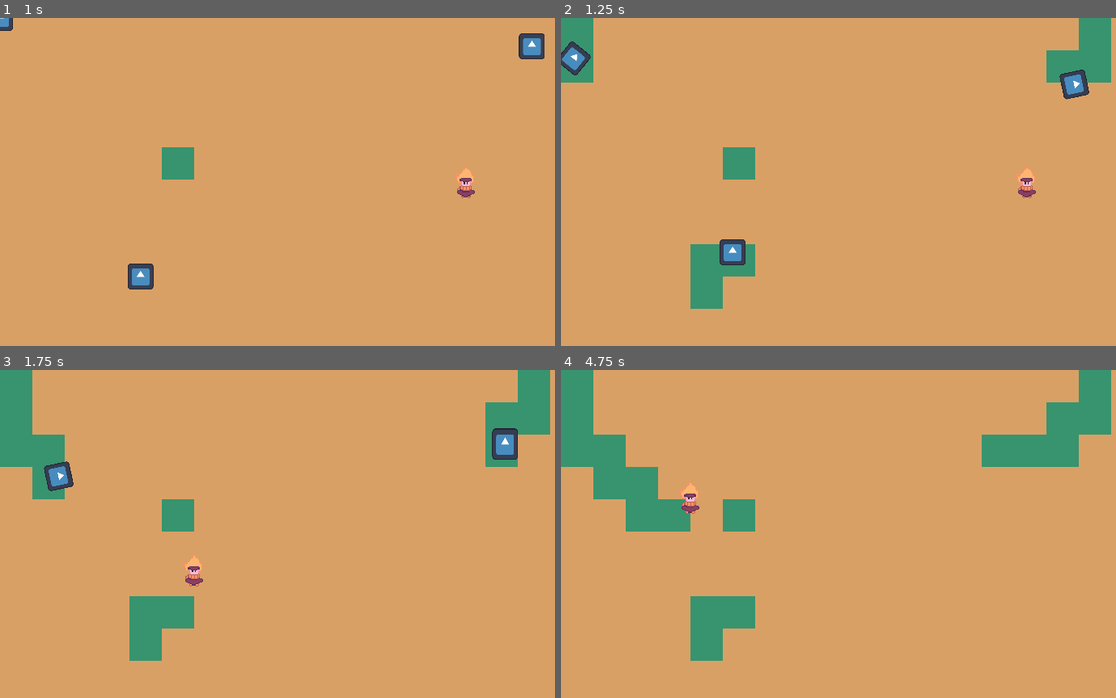
Above: before the commit, frames 1-4 (two rows, left to right).
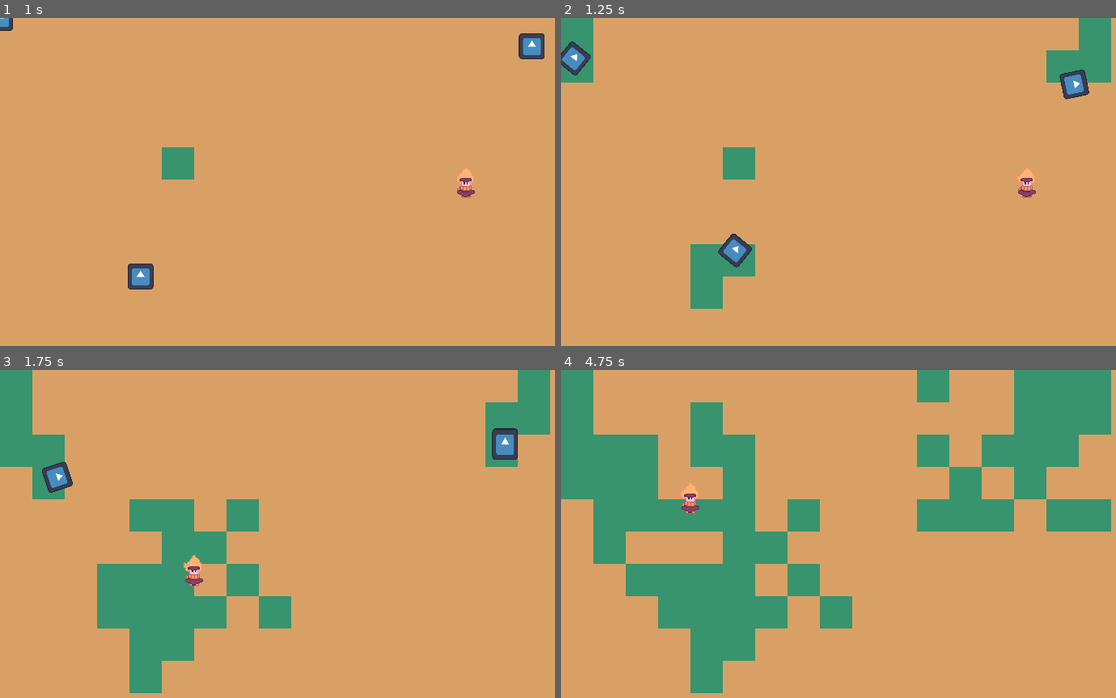
Above: after the commit, the same moments.

Repository: 0megq/PirateJam14
Game: Godot game, scene res://tests/enemy_test.tscn
Two runs of this game, one before a commit and one after it. Both use one fixed random seed, a clock stepped at 60 frames per second and the inputs below. This scene is started directly instead of the project's main scene. The engine's default icon, where the game draws it, is replaced by a stand-in: a white triangle on a blue panel in a dark square.
Inputs (mouse positions are in pixels of both pictures, inside the frame that each line leads up to):
- Up to frame 1 (1 s): tap Enter (ui_accept) at 0.5, 0.77 s; move the mouse to (466, 182) at 0.52 s; hold D (right) from 0.53 s (still down); hold Right mouse button (aim) from 0.53 s (still down)
- Up to frame 2 (1.25 s): keep holding D (right); keep holding Right mouse button (aim)
- Up to frame 3 (1.75 s): move the mouse to (194, 570) at 1.27 s; release D (right) at 1.28 s; release Right mouse button (aim) at 1.28 s; hold S (down) from 1.28 s (still down); click (194, 570) at 1.35 s; tap Enter (ui_accept) at 1.52 s
- Up to frame 4 (4.75 s): move the mouse to (949, 471) at 2.02 s; release S (down) at 2.03 s; hold D (right) 2.03-2.78 s; hold Right mouse button (aim) 2.03-2.78 s; move the mouse to (849, 625) at 2.77 s; hold W (up) 2.78-3.53 s; click (849, 625) at 2.85 s; tap Enter (ui_accept) at 3.02, 3.5, 3.77, 4.25, 4.52 s; move the mouse to (1077, 606) at 3.52 s; hold Right mouse button (aim) 3.53-4.28 s; hold A (left) from 3.53 s (still down); move the mouse to (688, 497) at 4.27 s; click (688, 497) at 4.35 s

Frame 1 is identical in both runs. In frame 2, 0.3% of the frame differs, in the area x 28-35%, y 65-77%; in frame 3, 7.5%; in frame 4, 19%, in the area x 0-100%, y 0-99%.

Commit message:
kamikaze mold splatter

Diff:
--- a/project/scenes/enemy_kamikaze.tscn
+++ b/project/scenes/enemy_kamikaze.tscn
@@ -186,12 +186,9 @@
 [node name="CollisionShape2D" type="CollisionShape2D" parent="PlayerExit" index="0"]
 shape = SubResource("CircleShape2D_cwc0o")
 
-[node name="ExplosionArea" type="Area2D" parent="." index="6"]
-collision_layer = 0
-monitorable = false
-
-[node name="CollisionShape2D" type="CollisionShape2D" parent="ExplosionArea" index="0"]
+[node name="ExplosionRadius" type="CollisionShape2D" parent="." index="6"]
 shape = SubResource("CircleShape2D_8gcu0")
+disabled = true
 debug_color = Color(0.984314, 0, 0.337255, 0.419608)
 
 [node name="IdleTimer" type="Timer" parent="." index="7"]
--- a/project/scripts/enemy_base.gd
+++ b/project/scripts/enemy_base.gd
@@ -56,8 +56,17 @@
 
 # This needs a more permanent solution. Setting the tile to mold can override jam and the surrounded mold terrain. Perhaps a function that is called on the map itself. That way the map can check if the mold can be placed on that tile
 func place_mold(global_pos: Vector2) -> void:
+	if !Global.tile_map:
+		return
 	var map: Map = Global.tile_map
 	map.set_cell(map.main_layer, map.local_to_map(map.to_local(global_pos)), 0, map.mold_terrain)
+
+
+func is_mold(global_pos: Vector2) -> bool:
+	if !Global.tile_map:
+		return false
+	var map: Map = Global.tile_map
+	return map.get_cell_atlas_coords(map.main_layer, map.local_to_map(map.to_local(global_pos)), 0) == map.mold_terrain
 
 
 func _on_player_entered(body: Node2D) -> void:
--- a/project/scripts/enemy_kamikaze.gd
+++ b/project/scripts/enemy_kamikaze.gd
@@ -20,13 +20,15 @@
 
 const max_wander_time: float = 10.0
 
+const min_mold_per_explosion: int = 20
+
 @export var start_state: State
 
 var current_state: State = State.NONE
 var wander_point: Vector2
 
+@onready var explosion_radius: float = $ExplosionRadius.shape.radius
 @onready var anim_player: AnimationPlayer = $AnimationPlayer
-@onready var explosion_area: Area2D = $ExplosionArea
 @onready var idle_timer: Timer = $IdleTimer
 @onready var wander_timer: Timer = $WanderTimer
 
@@ -108,7 +110,7 @@
 			navigation_agent.avoidance_enabled = false
 			animation_reset()
 
-	#print(State.find_key(current_state) + " -> " + State.find_key(new_state)) Debug print statement
+	#print(State.find_key(current_state) + " -> " + State.find_key(new_state)) Debug state print statement
 	# State enter code
 	match new_state:
 		State.SPAWN:
@@ -133,9 +135,19 @@
 
 # Explode and then delete enemy
 func explode() -> void:
-	# Splatting mold needs to happen here
-	if (player and explosion_area.overlaps_body(player)):
+	# Mold splatting
+	for i in min_mold_per_explosion:
+		var rand_pos := get_random_position_in_circle(global_position, explosion_radius)
+		while(is_mold(rand_pos)):
+			rand_pos = get_random_position_in_circle(global_position, explosion_radius)
+
+		place_mold(get_random_position_in_circle(global_position, explosion_radius))
+
+	# Player damage
+	if (player and global_position.distance_squared_to(player.global_position) <= explosion_radius ** 2):
 		player.take_damage(base_damage)
+
+	# Removing self
 	queue_free()
 
 
@@ -146,7 +158,7 @@
 
 
 func get_random_wander_point() -> Vector2:
-	var distance := randf_range(min_wander_dist, max_wander_dist)
+	var distance := max_wander_dist * sqrt(randf_range(min_wander_dist / max_wander_dist, 1)) # Sqrt for equal distribution
 	var direction := Vector2.RIGHT.rotated(randf_range(0, 2 * PI))
 
 	return global_position + direction * distance
@@ -156,6 +168,15 @@
 	if (current_state == State.IDLE):
 		change_state(State.WANDER)
 
+
 func _on_wander_timeout() -> void:
 	if (current_state == State.WANDER):
 		change_state(State.IDLE)
+
+
+func get_random_position_in_circle(center: Vector2, radius: float) -> Vector2:
+	var angle := randf_range(-PI, PI)
+	var direction := Vector2(cos(angle), sin(angle))
+	var distance := radius * randf() # This will cause points to be closer to center generally
+
+	return center + distance * direction
